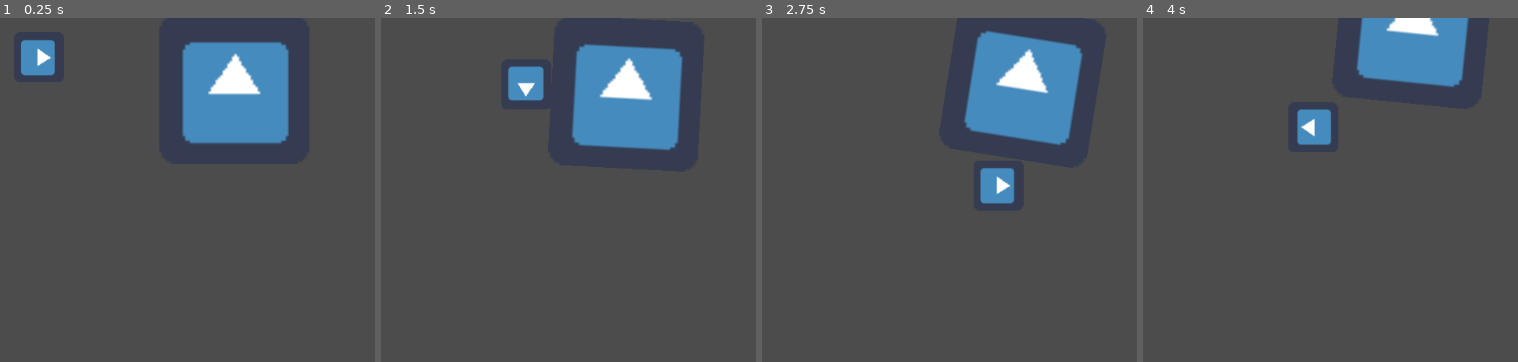
Above: before the commit, frames 1-4 (left to right).
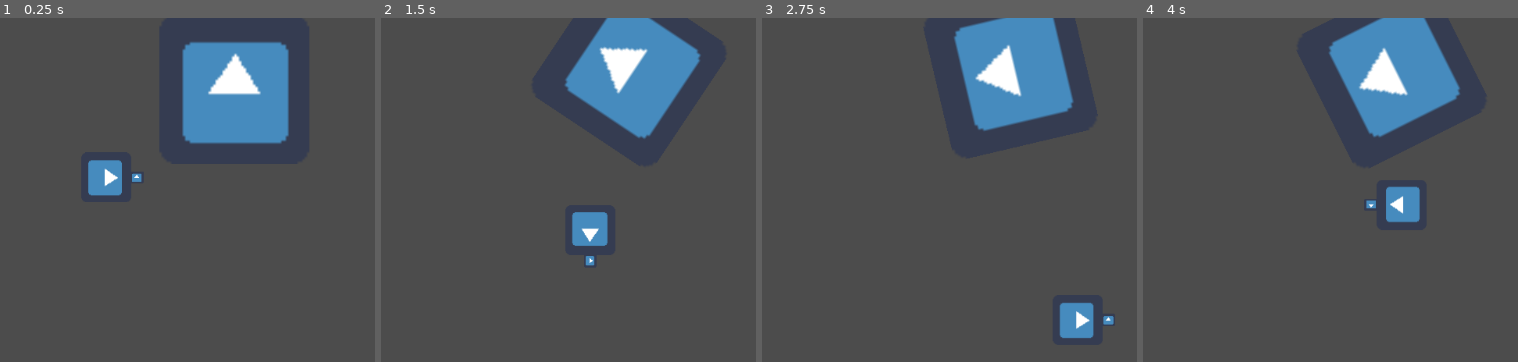
Above: after the commit, the same moments.

Repository: Luzzotica/BugOfWar
Game: Godot game, scene res://Root.tscn
Same seed, same stepped clock (60 frames per second), same inputs: the game is played once before the commit and once after it. The engine's default icon, where the game draws it, is replaced by a stand-in: a white triangle on a blue panel in a dark square.
Inputs (mouse positions are in pixels of both pictures, inside the frame that each line leads up to):
- Up to frame 1 (0.25 s): no input
- Up to frame 2 (1.5 s): tap Enter at 0.5 s; move the mouse to (outside the picture) at 0.52 s; press the mouse at (outside the picture) at 0.53 s; hold Right (move_right) 0.53-1.28 s; move the mouse to (621, 276) at 1.27 s; release the mouse at (621, 276) at 1.28 s; hold Down (move_down) from 1.28 s (still down); click (621, 276) at 1.35 s
- Up to frame 3 (2.75 s): move the mouse to (outside the picture) at 2.02 s; release Down (move_down) at 2.03 s; press the mouse at (outside the picture) at 2.03 s; hold Right (move_right) from 2.03 s (still down)
- Up to frame 4 (4 s): move the mouse to (1503, 344) at 2.77 s; release Right (move_right) at 2.78 s; release the mouse at (1503, 344) at 2.78 s; hold Up (move_up) 2.78-3.53 s; click (1503, 344) at 2.85 s; move the mouse to (outside the picture) at 3.52 s; press the mouse at (outside the picture) at 3.53 s; hold Left (move_left) from 3.53 s (still down)

The runs differ from the first frame. In frame 1, 1.9% of the frame differs, in the area x 5-38%, y 6-52%; in frame 2, 8.4%; in frame 3, 7.6%; in frame 4, 8.4%, in the area x 41-87%, y 0-60%.

Commit message:
the ant can drag the fruit

Diff:
--- a/Ant.gd
+++ b/Ant.gd
@@ -6,11 +6,14 @@
 # var b = "text"
 
 
+const NULL_PATH = NodePath()
+
 var health: int = 100
 var speed: int = 200
 
 # onready var sprite: Sprite = get_node("Sprite")
-onready var grab_zone: Area2D = $GrabZone
+onready var grab_zone: Area2D = $Pincers/GrabZone
+onready var pinsir_pin_joint: PinJoint2D = $Pincers/PinJoint2D
 
 
 func _physics_process(delta):
@@ -32,10 +35,21 @@
 #	vel = move_and_slide(vel, Vector2.UP)
 	linear_velocity = vel.normalized() * speed
 
-	look_at(position + linear_velocity)
+	if is_grabbing_something():
+		look_at(get_grabbed_obj_position())
+	else:
+		look_at(position + linear_velocity)
 
-	grab()
+	if Input.is_action_pressed("grab"):
+		grab()
+	else:
+		let_go()
 
+func is_grabbing_something() -> bool:
+	return pinsir_pin_joint.node_b != NULL_PATH
+
+func get_grabbed_obj_position() -> Vector2:
+	return get_node(pinsir_pin_joint.node_b).position
 
 # Called when the node enters the scene tree for the first time.
 func _ready():
@@ -44,11 +58,10 @@
 func take_damage(dmg: int):
 	health -= dmg
 
+func let_go():
+	pinsir_pin_joint.node_b = NodePath()
 
 func grab():
-	if not Input.is_action_pressed("grab"):
-		return
-
 	var physics_bodies_in_grab_zone: Array = grab_zone.get_overlapping_bodies()
 
 	if physics_bodies_in_grab_zone.size() == 0:
@@ -59,6 +72,7 @@
 
 	if grabbable_body:
 		grabbable_body.on_grabbed()
+		pinsir_pin_joint.node_b = grabbable_body.get_path()
 
 
 func try_get_grabbable_body(bodies: Array) -> PhysicsBody2D:
--- a/Root.tscn
+++ b/Root.tscn
@@ -4,11 +4,11 @@
 [ext_resource path="res://icon.png" type="Texture" id=2]
 [ext_resource path="res://Food.gd" type="Script" id=3]
 
+[sub_resource type="RectangleShape2D" id=4]
+extents = Vector2( 31.5, 32 )
+
 [sub_resource type="RectangleShape2D" id=2]
 extents = Vector2( 6.5, 24 )
-
-[sub_resource type="RectangleShape2D" id=4]
-extents = Vector2( 31.5, 32 )
 
 [sub_resource type="RectangleShape2D" id=3]
 extents = Vector2( 96, 96 )
@@ -16,32 +16,37 @@
 [node name="Root" type="Node2D"]
 
 [node name="Ant" type="RigidBody2D" parent="."]
-position = Vector2( 50, 50 )
+position = Vector2( 136, 204 )
 script = ExtResource( 1 )
 
-[node name="Sprite" type="Sprite" parent="Ant"]
-
-[node name="Icon" type="Sprite" parent="Ant/Sprite"]
+[node name="Icon" type="Sprite" parent="Ant"]
 rotation = 1.5708
 texture = ExtResource( 2 )
-
-[node name="GrabZone" type="Area2D" parent="Ant"]
-
-[node name="CollisionShape2D" type="CollisionShape2D" parent="Ant/GrabZone"]
-position = Vector2( 39.5, -2 )
-shape = SubResource( 2 )
 
 [node name="CollisionShape2D" type="CollisionShape2D" parent="Ant"]
 position = Vector2( -0.5, 0 )
 shape = SubResource( 4 )
 
+[node name="Pincers" type="Node2D" parent="Ant"]
+position = Vector2( 39, 0 )
+
+[node name="PinJoint2D" type="PinJoint2D" parent="Ant/Pincers"]
+node_a = NodePath("../..")
+
+[node name="Icon" type="Sprite" parent="Ant/Pincers/PinJoint2D"]
+scale = Vector2( 0.277344, 0.242188 )
+texture = ExtResource( 2 )
+
+[node name="GrabZone" type="Area2D" parent="Ant/Pincers"]
+
+[node name="CollisionShape2D" type="CollisionShape2D" parent="Ant/Pincers/GrabZone"]
+shape = SubResource( 2 )
+
 [node name="Food" type="RigidBody2D" parent="."]
 position = Vector2( 301, 92 )
 script = ExtResource( 3 )
 
-[node name="Sprite" type="Sprite" parent="Food"]
-
-[node name="Icon" type="Sprite" parent="Food/Sprite"]
+[node name="Icon" type="Sprite" parent="Food"]
 position = Vector2( -1, -1.00001 )
 scale = Vector2( 3, 3 )
 texture = ExtResource( 2 )
